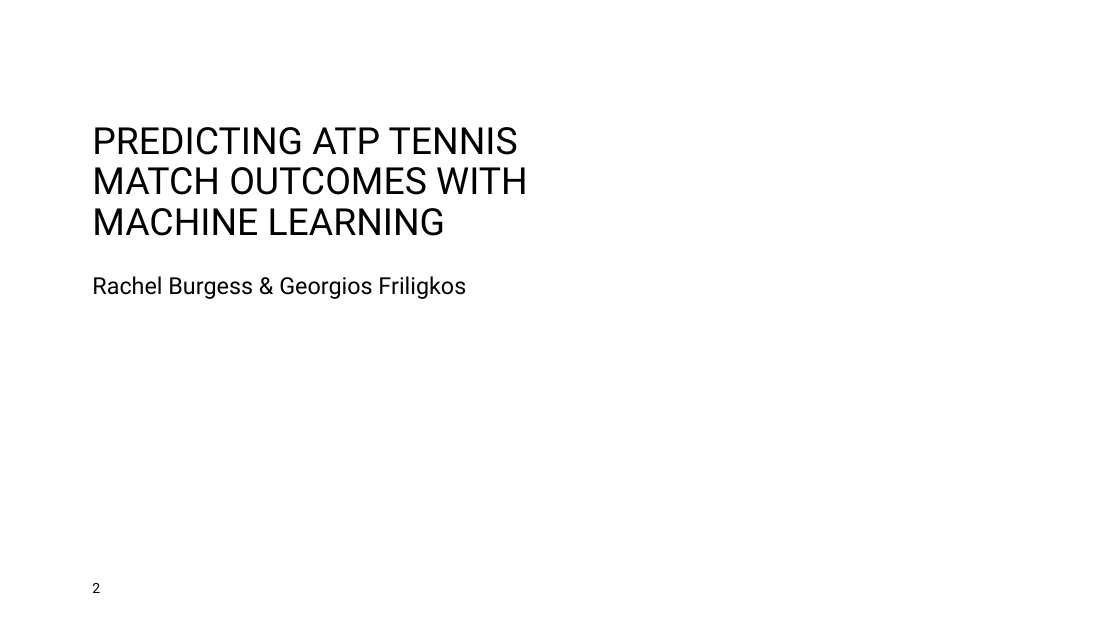
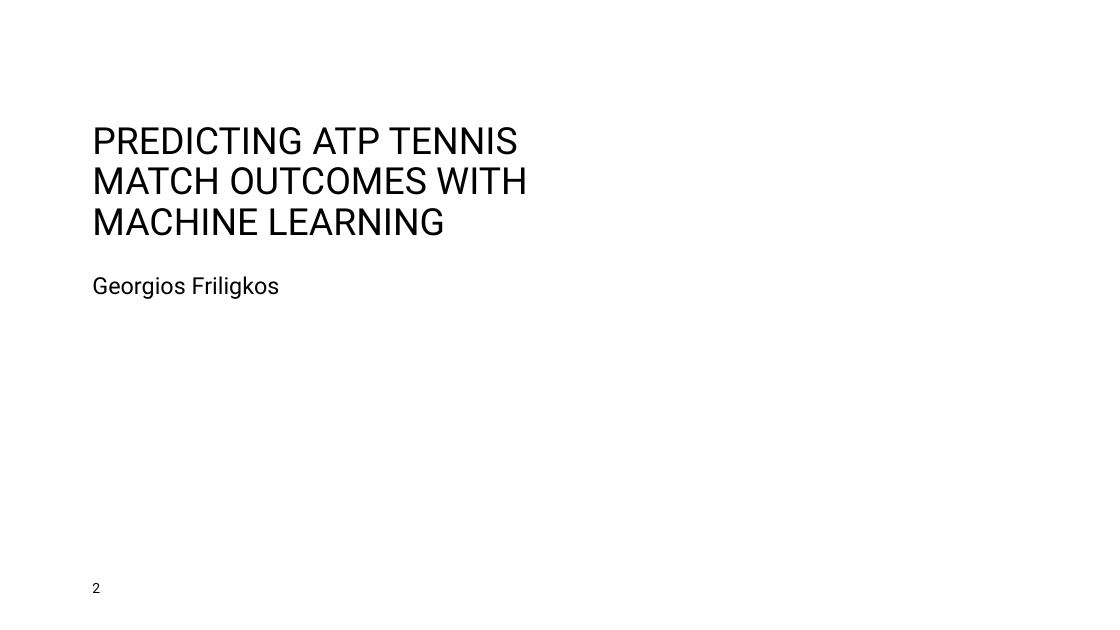
Before and after one commit to FriligkosG/DS207_Final_Project, a slide deck: slide 2 of presentation/DS 207 Final Project Presentation.pptx. Drawn at 1120x630 pixels with LibreOffice and Linux fonts; fonts in the diff are those of the drawing; background and template pictures are left out. Boxes give left, top, right and bottom in pixels: in the first picture for what was removed or moved away, otherwise in the second. Text is boxed around its words. In the diff, an @@ line names an element or a change of style, - is before the commit and + after.

Commit message:
Update final project presentation

```diff
--- a/presentation/DS 207 Final Project Presentation.pptx
+++ b/presentation/DS 207 Final Project Presentation.pptx
@@ text at [92, 276, 280, 299]: text changed @@
-Rachel Burgess & Georgios Friligkos
+Georgios Friligkos
```
